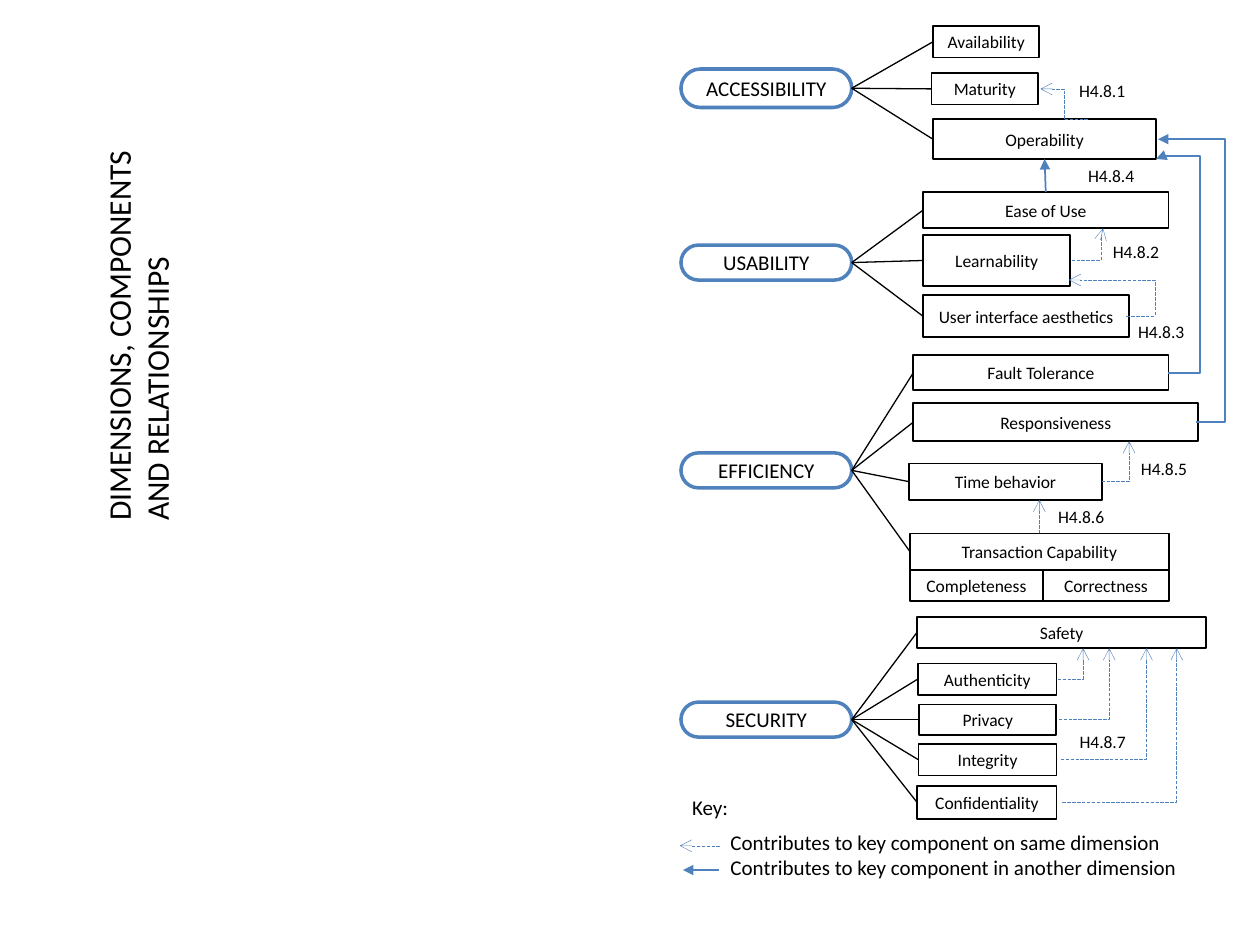
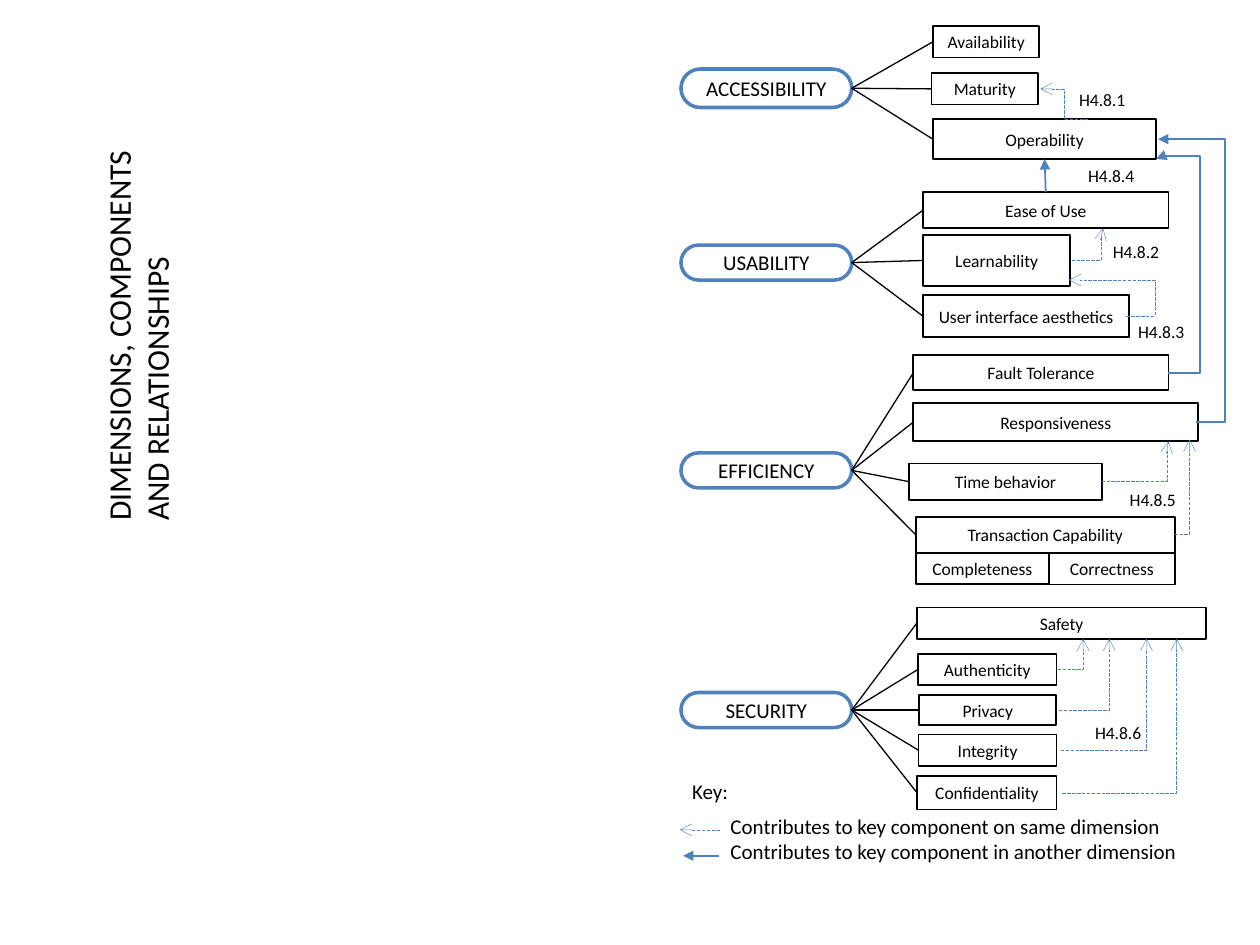
Before and after one commit to paxian/finalexam, a slide deck: slide 10 of model.pptx. Drawn at 1260x945 pixels with LibreOffice and Linux fonts; fonts in the diff are those of the drawing. Boxes give left, top, right and bottom in pixels: in the first picture for what was removed or moved away, otherwise in the second. Text is boxed around its words. In the diff, an @@ line names an element or a change of style, - is before the commit and + after.

```diff
--- a/model.pptx
+++ b/model.pptx
@@ text "H4.8.1": place and size @@
-text "H4.8.1" at [1079, 85, 1125, 97]
+text "H4.8.1" at [1079, 94, 1125, 106]
@@ elbow arrow moved from (1101, 481) - (1129, 441) to (1101, 481) - (1168, 441) @@
@@ elbow arrow added from (1174, 534) to (1189, 440), #4F81BD 0.25 pt dashed @@
@@ line moved from (910, 552) - (852, 470) to (916, 534) - (852, 470) @@
@@ arrow removed from (1040, 533) to (1040, 500) @@
@@ text "H4.8.5": place and size @@
-text "H4.8.5" at [1141, 463, 1187, 475]
+text "H4.8.5" at [1130, 494, 1176, 506]
@@ text removed at [1058, 511, 1104, 523] @@
-H4.8.6
@@ 3 rounded rectangles: place and size @@
-3 rounded rectangles at [910, 533, 1169, 601]
+3 rounded rectangles at [916, 517, 1176, 585]
@@ 6 rounded rectangles, 5 lines, 4 elbow arrows: place and size @@
-6 rounded rectangles, 5 lines, 4 elbow arrows at [680, 617, 1207, 819]
+6 rounded rectangles, 5 lines, 4 elbow arrows at [680, 607, 1207, 809]
@@ text at [1095, 727, 1141, 739]: text changed @@
-H4.8.7
+H4.8.6
@@ 2 texts, 2 arrows: place and size @@
-2 texts, 2 arrows at [680, 801, 1176, 879]
+2 texts, 2 arrows at [680, 785, 1176, 863]
```
Also in this commit, not shown: 3 other slides changed, 5 other files.
